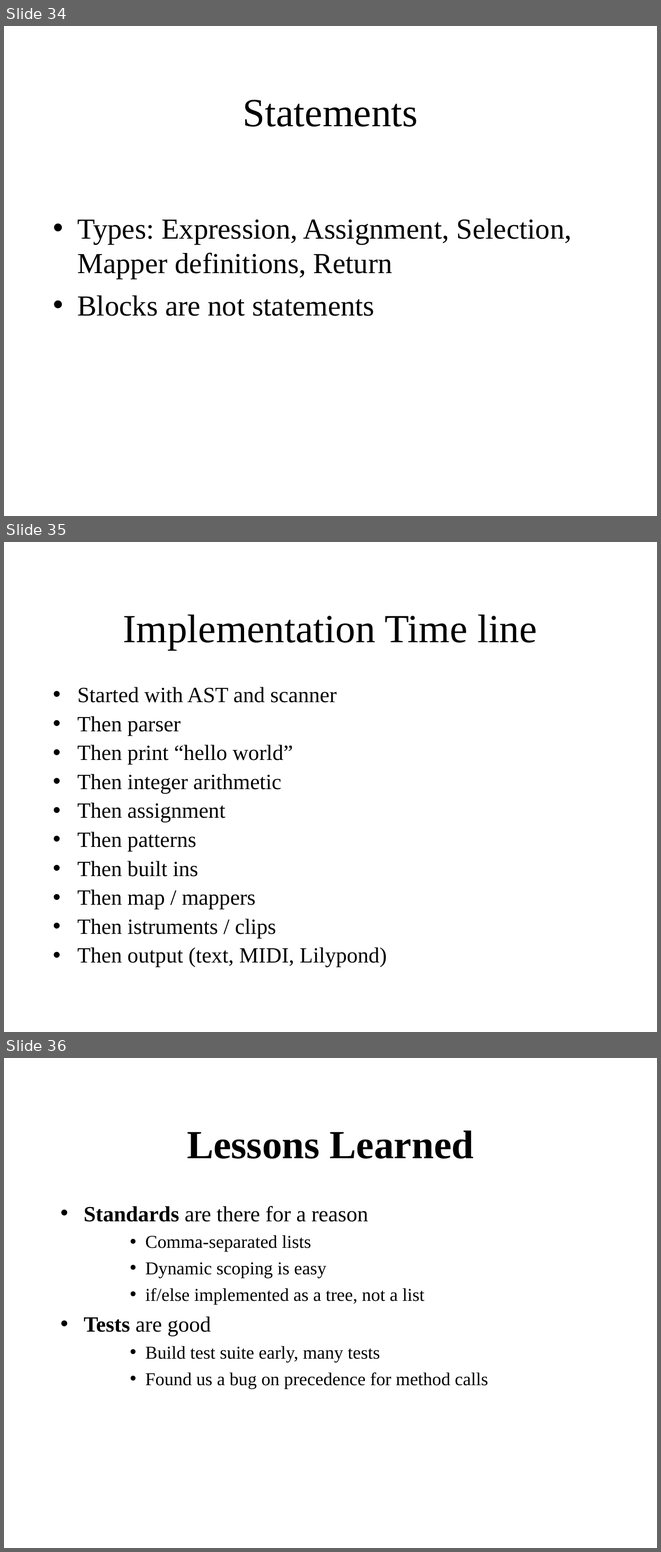
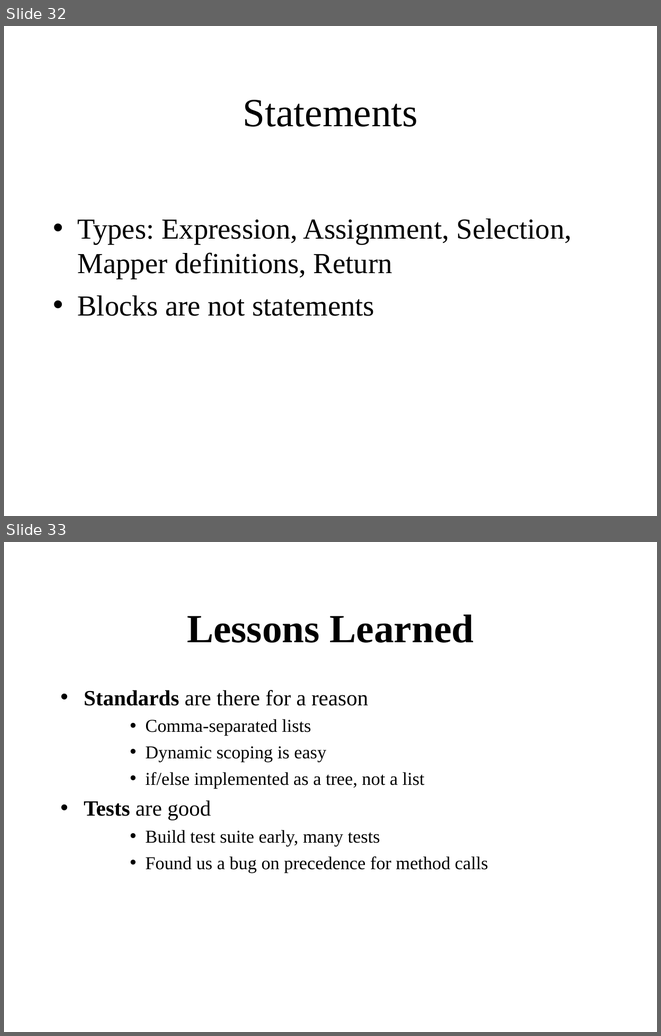
Before and after one commit to waseemilahi/drul, a slide deck: Presentation/Parts1-2.ppt. Shown one above the other, each under a label of ours: slides 34, 35 and 36 before the commit, slides 32 and 33 after it. The pictures are 661x1552 and 661x1036 pixels, drawn with LibreOffice and Linux fonts; fonts in the diff are those of the drawing. Boxes give left, top, right and bottom in pixels: in the first picture for what was removed or moved away, otherwise in the second. Text is boxed around its words. In the diff, an @@ line names an element or a change of style, - is before the commit and + after.

```diff
--- a/Presentation/Parts1-2.ppt
+++ b/Presentation/Parts1-2.ppt
@@ slide 35 removed at [4, 542, 657, 1032], background #FFFFFF @@
@@ title removed at [123, 614, 537, 650] @@
-Implementation Time line
@@ text removed at [77, 687, 387, 967] @@
-• Started with AST and scanner
-• Then parser
-• Then print “hello world”
-• Then integer arithmetic
-• Then assignment
-• Then patterns
-• Then built ins
-• Then map / mappers
-• Then istruments / clips
-• Then output (text, MIDI, Lilypond)
@@ what was slide 34 is now slide 32 @@
@@ what was slide 36 is now slide 33 @@
```
Also in this commit, not shown: 4 slides changed, 2 other slides removed.
